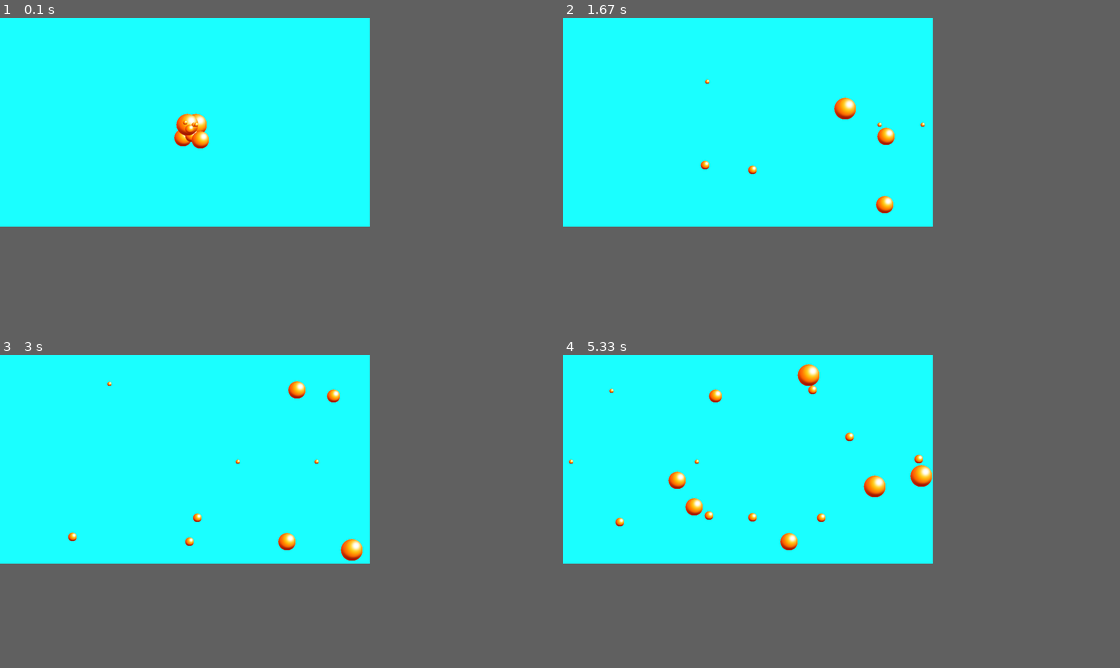
Above: before the commit, frames 1-4 (two rows, left to right).
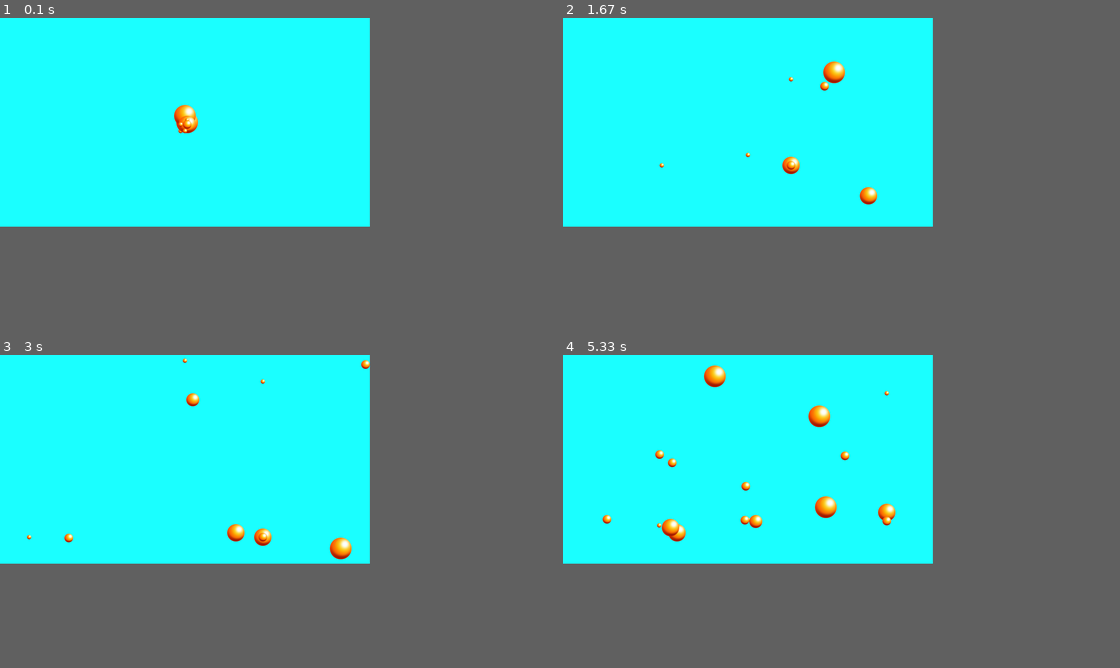
Above: after the commit, the same moments.

Repository: unclej/pygame_projects
Game: pygame game, started from BouncingBall/bounce.py
Two runs of this game, one before a commit and one after it. Both use one fixed random seed, a clock stepped at 60 frames per second and the inputs below.
Inputs (mouse positions are in pixels of both pictures, inside the frame that each line leads up to):
- Up to frame 1 (0.1 s): no input
- Up to frame 2 (1.67 s): tap D at 0.33 s; click (752, 136) at 0.72 s; click (802, 49) at 1.05 s; click (886, 196) at 1.38 s
- Up to frame 3 (3 s): click (194, 389) at 1.72 s; click (167, 514) at 2.05 s; tap F at 2.33 s; tap Esc at 2.67 s
- Up to frame 4 (5.33 s): click (847, 442) at 3.05 s; click (863, 455) at 3.38 s; click (824, 423) at 3.72 s; click (640, 417) at 4.05 s; click (763, 452) at 4.38 s; click (640, 445) at 4.72 s; click (691, 520) at 5.05 s

The runs differ from the first frame. In frame 1, 0.6% of the frame differs, in the area x 31-38%, y 27-42%; in frame 2, 1.1%; in frame 3, 1.3%; in frame 4, 2.7%, in the area x 1-67%, y 2-63%.

Commit message:
Added functionality to the bouncing ball program and refactored the ball code to use vectors

Diff:
--- a/BouncingBall/ball.py
+++ b/BouncingBall/ball.py
@@ -2,21 +2,31 @@
 from pygame.locals import *
 
 class Ball:
-    def __init__(self,screen, x, y):
+    def __init__(self, screen, pos):
         self.img = pygame.image.load("../images/ball.png")
-        scale = random.randint(1,5)*10
-        self.img = pygame.transform.scale(self.img,(scale, scale))
+        scale = random.randint(1, 5)*10
+        self.img = pygame.transform.smoothscale(self.img, (scale, scale))
         self.rect = self.img.get_rect()
-        self.rect.move_ip(x, y)
-        self.speed = [random.randint(-5, 5), random.randint(-5, 5)]
+        self.rect.center = pos
+        self.speed = pygame.math.Vector2(0, random.randint(2, 5))
+        self.speed.rotate_ip(random.randint(0, 360))
         self.screen = screen
 
-    def move(self, width, height):
+    def move(self):
+        screen_info = pygame.display.Info()
         self.rect.move_ip(self.speed)
-        if self.rect.left < 0 or self.rect.right > width:
+        if self.rect.left < 0:
             self.speed[0] *= -1
-        elif self.rect.top < 0 or self.rect.bottom > height:
+            self.rect.left = 0
+        elif self.rect.right > screen_info.current_w:
+            self.speed[0] *= -1
+            self.rect.right = screen_info.current_w
+        if self.rect.top < 0:
             self.speed[1] *= -1
+            self.rect.top = 0
+        elif self.rect.bottom > screen_info.current_h:
+            self.speed[1] *= -1
+            self.rect.bottom = screen_info.current_h
 
     def draw(self):
-        self.screen.blit(self.img,self.rect)
+        self.screen.blit(self.img, self.rect)
--- a/BouncingBall/bounce.py
+++ b/BouncingBall/bounce.py
@@ -2,6 +2,9 @@
 from BouncingBall.ball import *
 
 pygame.init()
+
+screen_info = pygame.display.Info()
+screen_size = (screen_info.current_w, screen_info.current_h)
 
 size = (width, height) = (850, 480)
 screen = pygame.display.set_mode(size)
@@ -10,27 +13,33 @@
 color = (26, 255, 255)
 balls = []
 
+
 def main():
     for i in range(10):
-        balls.append(Ball(screen, width/2,height/2))
+        balls.append(Ball(screen, (width / 2, height / 2)))
     while True:
         clock.tick(60)
         for event in pygame.event.get():
             if event.type == QUIT:
                 sys.exit()
             if event.type == MOUSEBUTTONDOWN:
-                balls.append(Ball(screen, event.pos[0], event.pos[1]))
+                balls.append(Ball(screen, event.pos))
             if event.type == KEYDOWN:
                 if event.key == K_d:
-                    for i in range(len(balls)//2):
+                    for i in range(len(balls) // 2):
                         balls.pop(0)
+                if event.key == K_f:
+                    pygame.display.set_mode(screen_size, FULLSCREEN)
+                if event.key == K_ESCAPE:
+                    pygame.display.set_mode(size)
 
         screen.fill(color)
         for ball in balls:
-            ball.move(width,height)
+            ball.move()
         for ball in balls:
             ball.draw()
         pygame.display.flip()
 
+
 if __name__ == '__main__':
     main()
--- a/Platformer/player.py
+++ b/Platformer/player.py
@@ -14,7 +14,7 @@
         self.facing = "R"
         self.jump_speed = -14
         self.world_y = 480-y
-        self.progress = self.world_y
+        self.progress = 0
 
     def update(self, platforms):
         #update the image direction
@@ -46,7 +46,7 @@
                 if plat.rect.bottom > 0:
                     plat.scroll(-1*self.dy)
                 else:
-                    platforms.remove(plat)
+                    plat.kill()
             return True
 
         #check if the player hit any platforms
